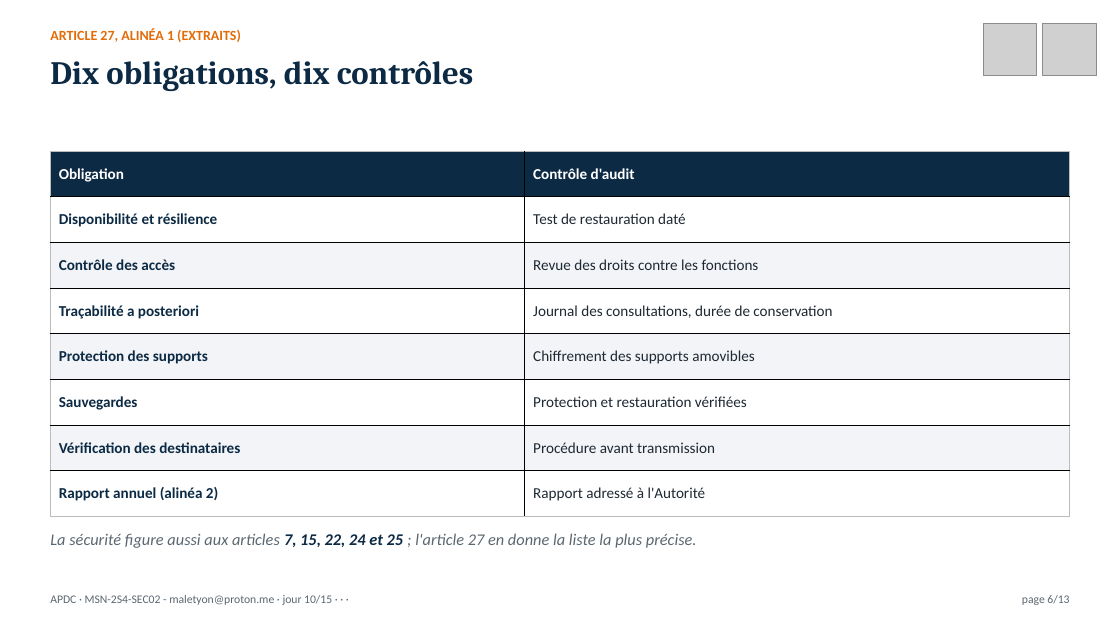
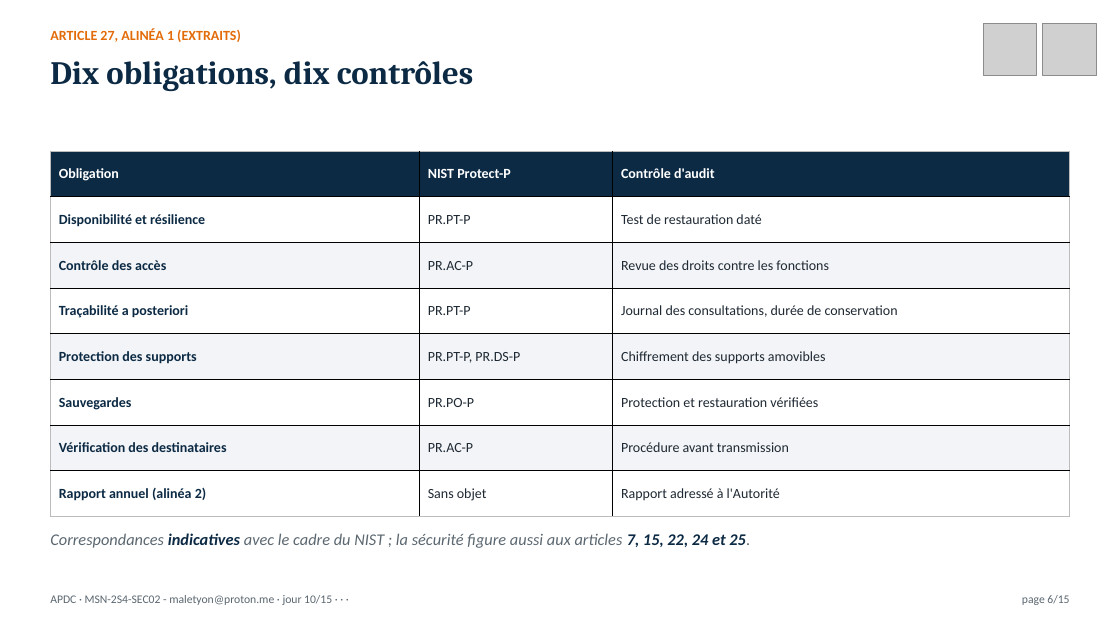
Before and after one commit to MaletYon/cours-apdc, a slide deck: slide 6 of Présentation/APDC_J10.pptx. Drawn at 1120x630 pixels with LibreOffice and Linux fonts; fonts in the diff are those of the drawing; grey boxes stand for pictures. Boxes give left, top, right and bottom in pixels: in the first picture for what was removed or moved away, otherwise in the second. Text is boxed around its words. In the diff, an @@ line names an element or a change of style, - is before the commit and + after.

```diff
--- a/Présentation/APDC_J10.pptx
+++ b/Présentation/APDC_J10.pptx
@@ table at (50,151,1070,517) @@
+column 2: NIST Protect-P | PR.PT-P | PR.AC-P | PR.PT-P | PR.PT-P, PR.DS-P | PR.PO-P | PR.AC-P | Sans objet
@@ text at (50,533,750,548): text changed @@
-La sécurité figure aussi aux articles 7, 15, 22, 24 et 25 ; l'article 27 en donne la liste la plus précise.
+Correspondances indicatives avec le cadre du NIST ; la sécurité figure aussi aux articles 7, 15, 22, 24 et 25.
@@ text at (1022,595,1069,605): text changed @@
-page 6/13
+page 6/15
```
Also in this commit, not shown: 9 other slides changed, 2 slides added, 28 other files.
